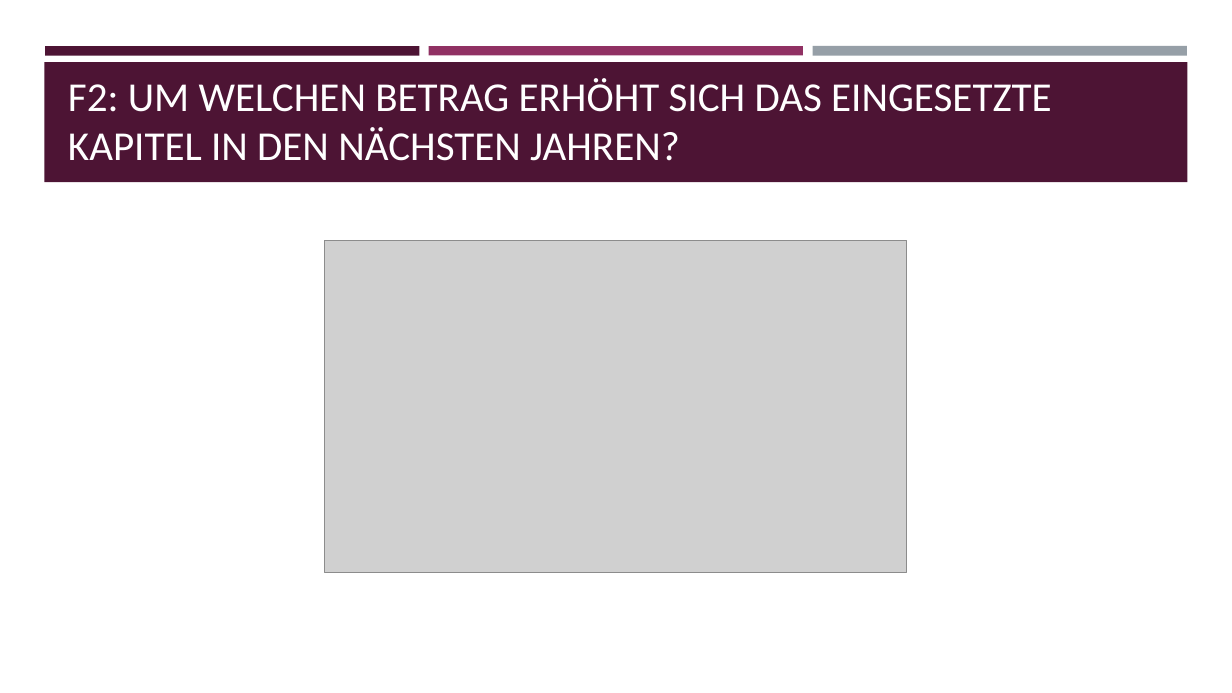
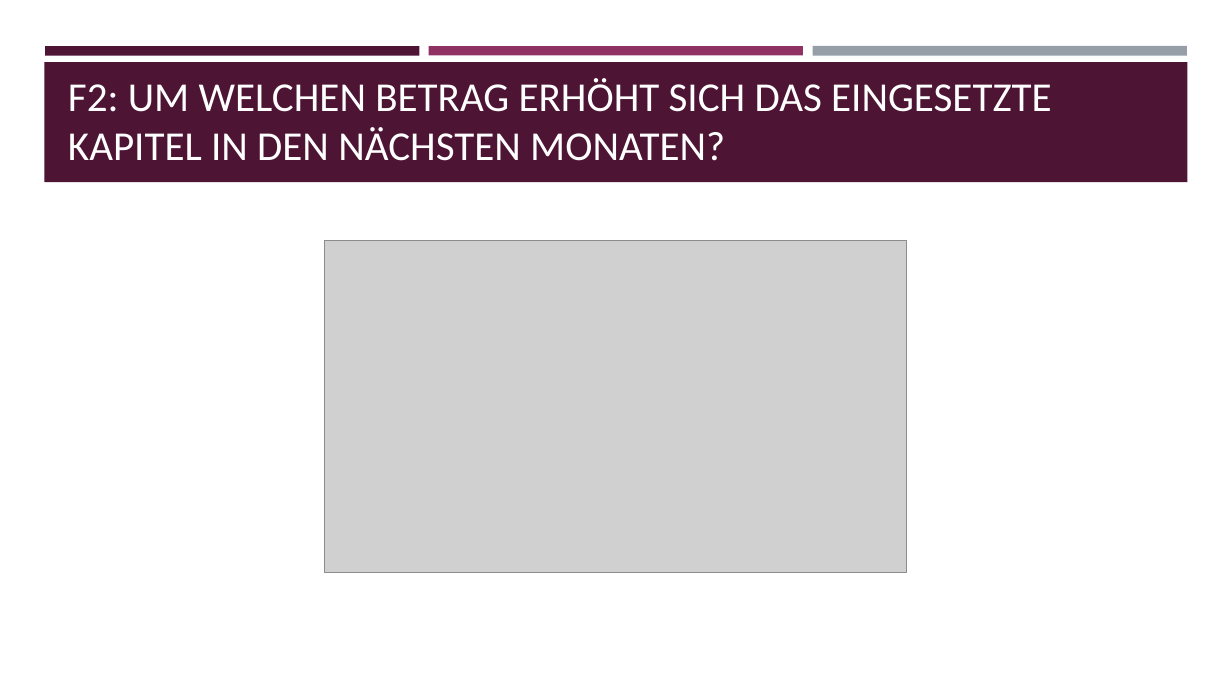
Before and after one commit to bodo-gruetter/tsa_repo, a slide deck: slide 5 of Paper_Präsentation/PortfolioZusammenstellungSMI_Blaser_Gruetter.pptx. Drawn at 1232x693 pixels with LibreOffice and Linux fonts; fonts in the diff are those of the drawing; grey boxes stand for pictures. Boxes give left, top, right and bottom in pixels: in the first picture for what was removed or moved away, otherwise in the second. Text is boxed around its words. In the diff, an @@ line names an element or a change of style, - is before the commit and + after.

```diff
--- a/Paper_Präsentation/PortfolioZusammenstellungSMI_Blaser_Gruetter.pptx
+++ b/Paper_Präsentation/PortfolioZusammenstellungSMI_Blaser_Gruetter.pptx
@@ title at <box>68,78,1052,161</box>: text changed @@
-F2: UM WELCHEN BETRAG ERHÖHT SICH DAS EINGESETZTE KAPITEL IN DEN NÄCHSTEN JAHREN?
+F2: UM WELCHEN BETRAG ERHÖHT SICH DAS EINGESETZTE KAPITEL IN DEN NÄCHSTEN MONATEN?
```
Also in this commit, not shown: 2 other slides changed, 1 slide added, 1 other file.
